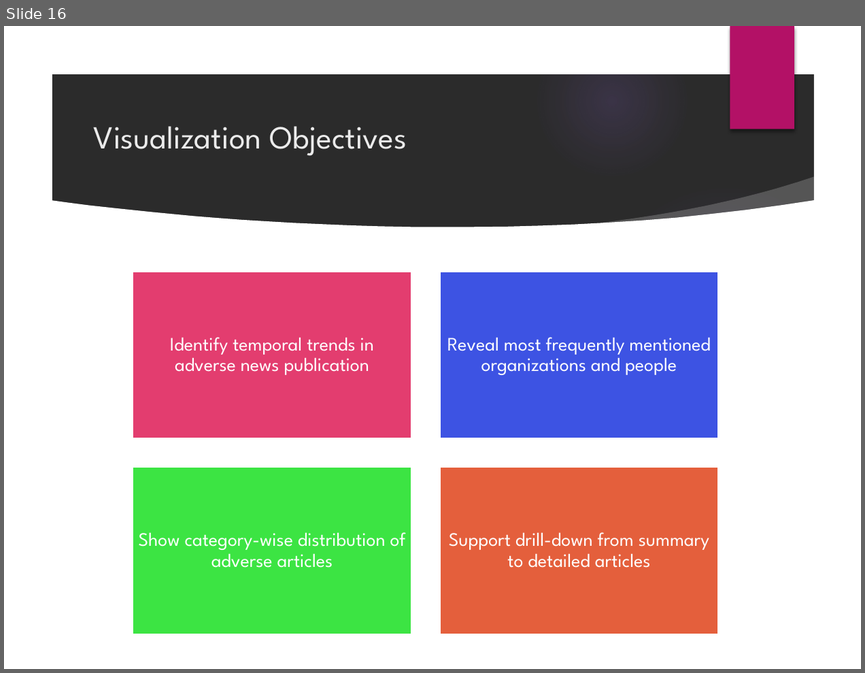
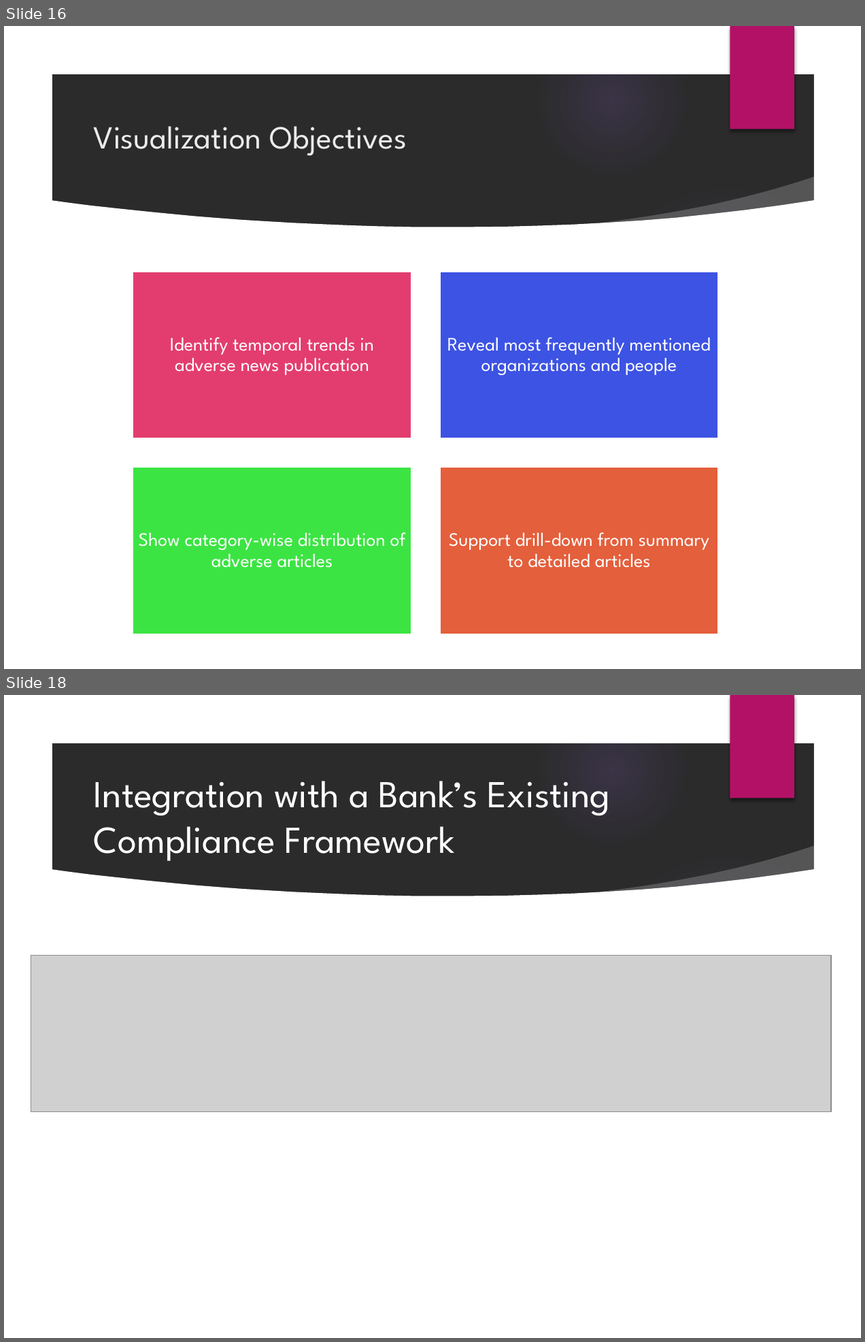
Before and after one commit to ChooseAddress2024/DBS, a slide deck: DBS_Assessment_Final.pptx. Shown one above the other, each under a label of ours: slide 16 before the commit, slides 16 and 18 after it; the slides between them are not shown. The pictures are 865x673 and 865x1342 pixels, drawn with LibreOffice and Linux fonts; fonts in the diff are those of the drawing; grey boxes stand for pictures; background and template pictures are left out; a plain dark background stands for a picture behind light text. Boxes give left, top, right and bottom in pixels: in the first picture for what was removed or moved away, otherwise in the second. Text is boxed around its words. In the diff, an @@ line names an element or a change of style, - is before the commit and + after.

```diff
--- a/DBS_Assessment_Final.pptx
+++ b/DBS_Assessment_Final.pptx
@@ slide 18 added at (4, 695, 861, 1338), background picture (left out); not listed: 9 template elements that a slide beside it also shows @@
@@ title added at (94, 781, 610, 861), 32 pt, text #FFFFFF @@
+Integration with a Bank’s Existing Compliance Framework
@@ picture added at (31, 955, 832, 1111) @@
```
Also in this commit, not shown: 1 other slide added, 1 other file.
